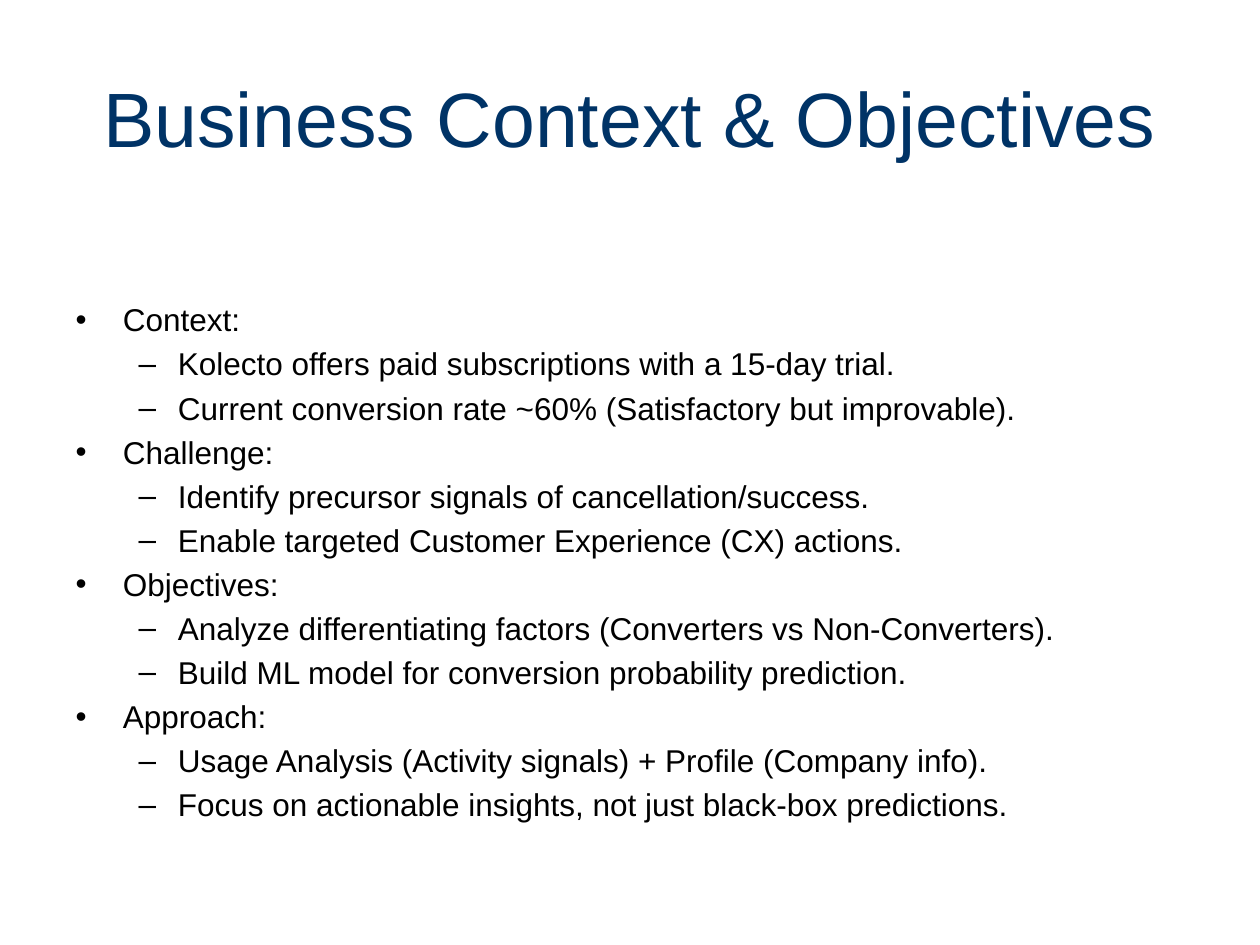
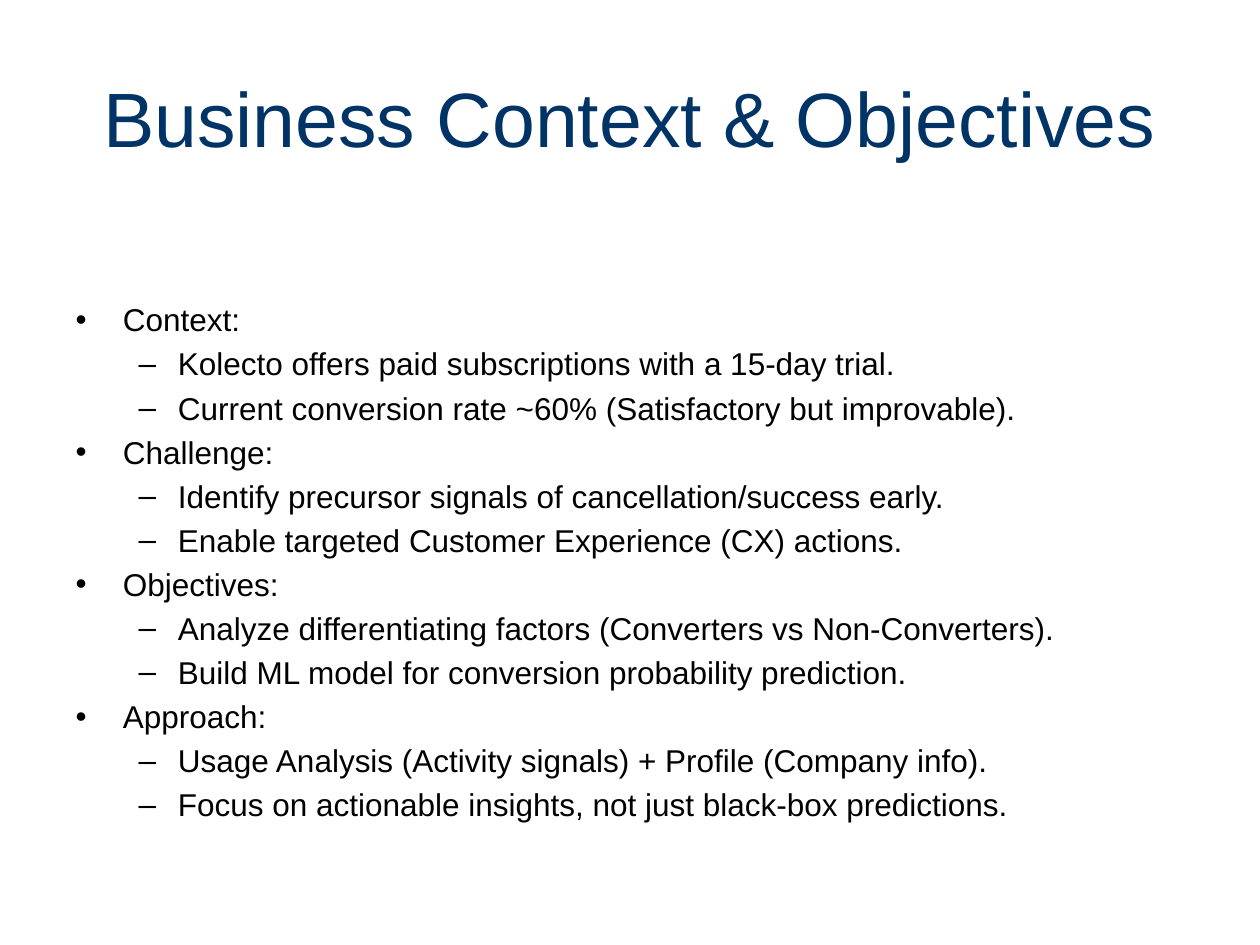
Before and after one commit to Paulino-Cristovao/churn_predictions, a slide deck: slide 2 of Presentations_Resultats_Projet.pptx. Drawn at 1260x945 pixels with LibreOffice and Linux fonts; fonts in the diff are those of the drawing. Boxes give left, top, right and bottom in pixels: in the first picture for what was removed or moved away, otherwise in the second. Text is boxed around its words. In the diff, an @@ line names an element or a change of style, - is before the commit and + after.

```diff
--- a/Presentations_Resultats_Projet.pptx
+++ b/Presentations_Resultats_Projet.pptx
@@ text at box(178, 485, 944, 514): text changed @@
-  – Identify precursor signals of cancellation/success.
+  – Identify precursor signals of cancellation/success early.
```
Also in this commit, not shown: 5 other slides changed, 1 other file.
